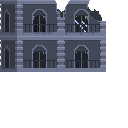
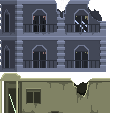
Layered file, before and after one edit (128×128). Changes by layer:
renamed "Calque 4" to "store", showed it, painted on it over bbox(0, 73, 110, 113)
